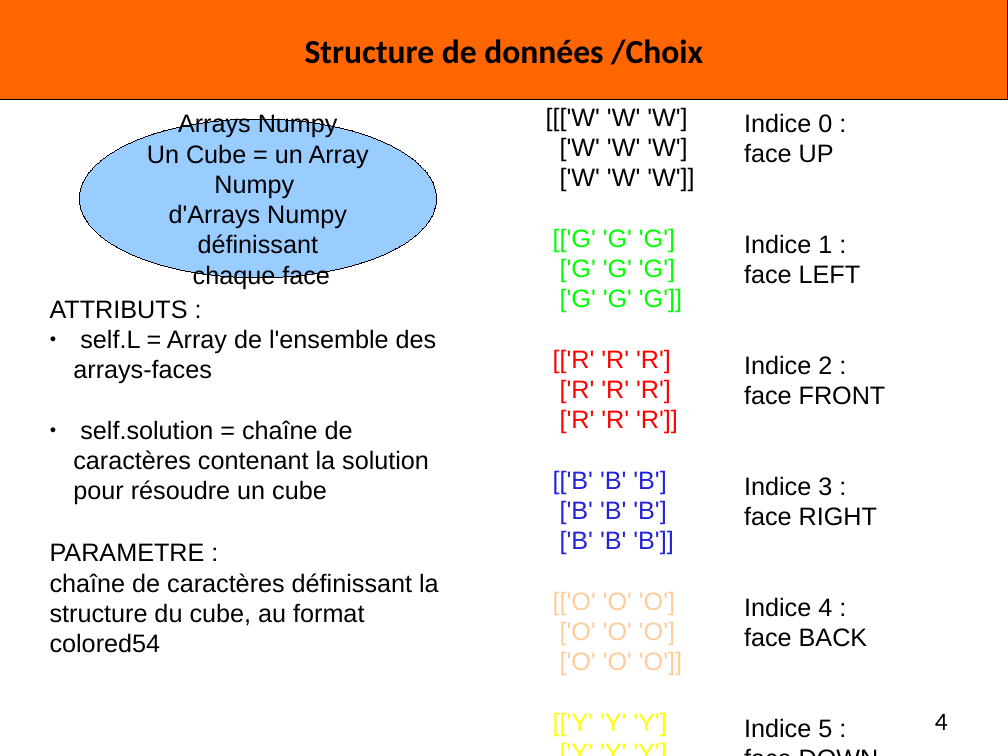
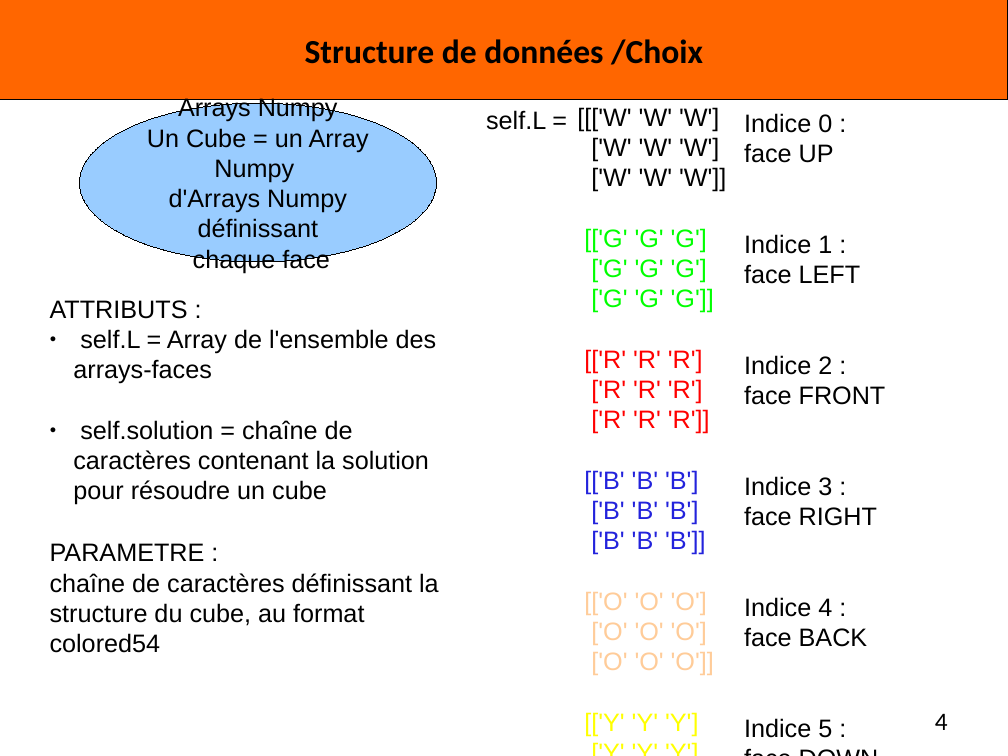
Before and after one commit to Miaxos/Polux, a slide deck: slide 4 of diapo_Presentation_poqb_soutenance_vendredi_15_janvier_2016.odp. Drawn at 1008x756 pixels with LibreOffice and Linux fonts; fonts in the diff are those of the drawing; background and template pictures are left out. Boxes give left, top, right and bottom in pixels: in the first picture for what was removed or moved away, otherwise in the second. Text is boxed around its words. In the diff, an @@ line names an element or a change of style, - is before the commit and + after.

```diff
--- a/diapo_Presentation_poqb_soutenance_vendredi_15_janvier_2016.odp
+++ b/diapo_Presentation_poqb_soutenance_vendredi_15_janvier_2016.odp
@@ ellipse "Arrays Numpy": place and size @@
-ellipse "Arrays Numpy" at [80,119,436,277]
+ellipse "Arrays Numpy" at [80,103,436,261]
@@ text added at [486,110,546,130], 18 pt, text #000000 @@
+self.L =
@@ text "[[['W' 'W' 'W']": place and size @@
-text "[[['W' 'W' 'W']" at [546,107,694,736]
+text "[[['W' 'W' 'W']" at [577,107,726,736]
```
Also in this commit, not shown: 3 other slides changed, 2 slides added, 4 slides removed.
